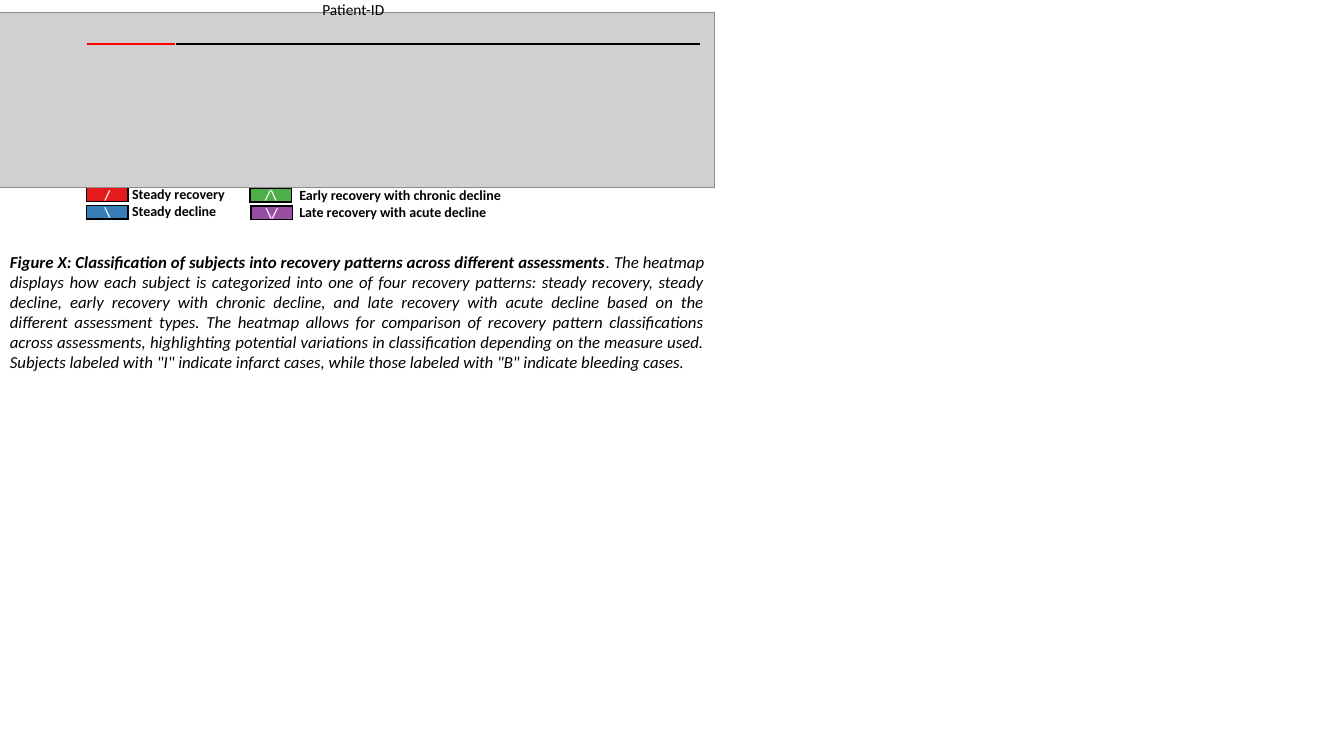
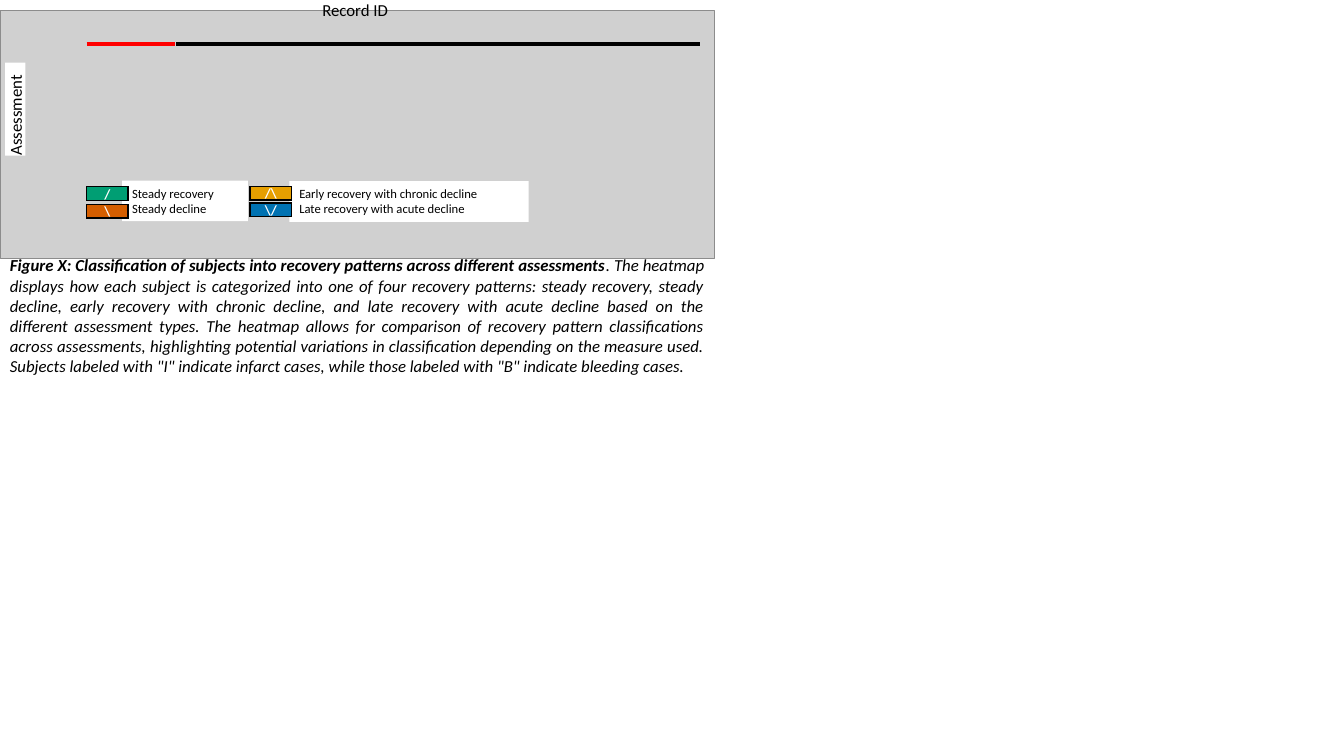
Before and after one commit to Aswendt-Lab/2025_Klein_Behaviour, a slide deck: slide 3 of output/figures/PP_figure_creation.pptx. Drawn at 1344x756 pixels with LibreOffice and Linux fonts; fonts in the diff are those of the drawing; grey boxes stand for pictures. Boxes give left, top, right and bottom in pixels: in the first picture for what was removed or moved away, otherwise in the second. Text is boxed around its words. In the diff, an @@ line names an element or a change of style, - is before the commit and + after.

Commit message:
adjusted figures

```diff
--- a/output/figures/PP_figure_creation.pptx
+++ b/output/figures/PP_figure_creation.pptx
@@ picture: place and size @@
-picture at <box>0,12,715,188</box>
+picture at <box>0,11,714,259</box>
@@ text at <box>322,3,388,16</box>: text changed; size 11 to 12 pt @@
-Patient-ID
+Record ID
@@ rectangle added at <box>5,63,25,155</box>, fill #FFFFFF, 12 pt, text #000000 @@
+Assessment
@@ rectangle "\" at <box>87,205,128,219</box>: fill #377EB8 to #D55E00 @@
@@ rectangle "/" at <box>87,187,128,201</box>: fill #E41A1C to #009E73 @@
@@ rectangle "Steady recovery" at <box>122,180,248,221</box>: size 10 to 9 pt, bold off @@
@@ rectangle "Steady recovery": place and size @@
-rectangle "Steady recovery" at <box>132,187,224,219</box>
+rectangle "Steady recovery" at <box>122,180,248,221</box>
@@ rectangle "/\" at <box>250,187,291,201</box>: fill #4DAF4A to #E69F00 @@
@@ rectangle "\/" at <box>250,204,291,218</box>: fill #984EA3 to #0072B2 @@
@@ rectangle "Early recovery with chronic decline": place and size @@
-rectangle "Early recovery with chronic decline" at <box>299,190,501,220</box>
+rectangle "Early recovery with chronic decline" at <box>289,181,528,222</box>
@@ rectangle "Early recovery with chronic decline" at <box>289,181,528,222</box>: size 10 to 9 pt, bold off @@
@@ text "Figure X: Classification of subjects ..." at <box>10,258,704,375</box>: alignment justified to left @@
```
Also in this commit, not shown: 5 other slides changed, 47 other files.
